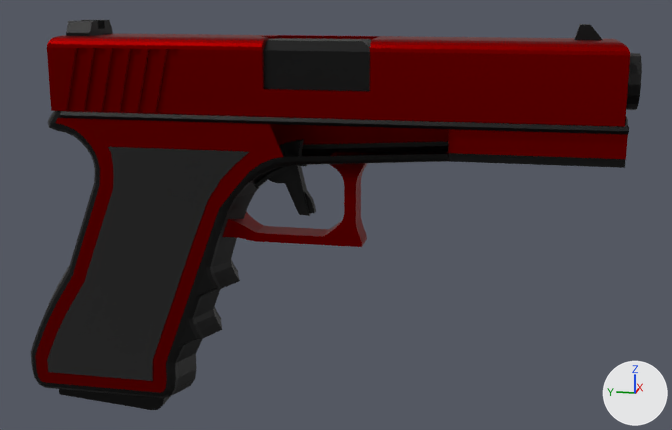
The FBX model Assets/Prefab/modelPrefab/gun.fbx as it was, and as the next commit left it.
The view is the same before and after, from a camera (50 mm lens) standing at (-12.19, -2.64, 2.59) and looking at (0.12, -0.17, -0.49). Every picture has the same lights, and +X, +Y and +Z are marked at lower right. The first picture is the older version. Where no turn or scale is listed for an object, it has been applied to the vertices. Vertices at exactly the same position are counted once.

Names of what the first picture shows: 'fixedUnitMesh', 'slideUnitMesh', 'triggerMesh'.
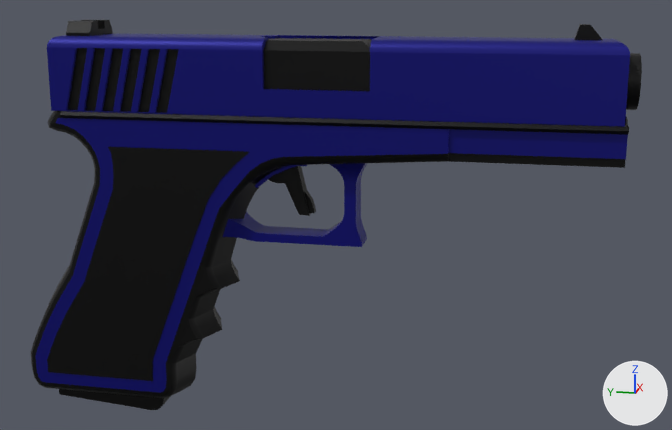
Pixel boxes [x1, y1, x2, y2] of what changed, in the pictures (672 x 430 px; the box of a moved part takes in the faces that stretch with it):
part 1 of me_立方体_014, moved or reshaped: before [60, 111, 269, 121]; after [60, 111, 449, 161]
part 2 of me_立方体_014, recoloured: [32, 38, 633, 396] in both
part 3 of me_立方体_014, recoloured: [35, 113, 628, 393] in both
part 4 of me_立方体_014, recoloured: [47, 147, 249, 381] in both
part 5 of me_立方体_007, moved or reshaped: [63, 20, 279, 89] in both
part 6 of me_立方体_007, recoloured (dark red to blue): [47, 35, 630, 127] in both

Diff of the bpy script that builds the scene:
```diff
--- a/Assets/Prefab/modelPrefab/gun.fbx.py
+++ b/Assets/Prefab/modelPrefab/gun.fbx.py
@@ img_blueguncolorpalette_png @@
+img_blueguncolorpalette_png = load_image('BlueGunColorPalette.png', '../../Image/texture/gun/BlueGunColorPalette.png', 512, 512, 'sRGB')
@@ mat_playergun @@
+mat_playergun = principled_material('PlayerGun')
+mat_playergun.texture = img_blueguncolorpalette_png
+mat_playergun.metallic = 0.5
@@ me_立方体_013 @@
 me_立方体_013.from_pydata(...)  # 56 vertices, 40 faces; spans x -0.1..0.1, y -0.595..0.353, z -0.876..0.147
-me_立方体_013.materials.append(mat_metalickblack)  # black #000000
+me_立方体_013.materials.append(mat_playergun)  # picture img_blueguncolorpalette_png
@@ me_立方体_007 @@
 # used by ob_slideunitmesh; location = (0.0, 0.0, 0.0)
-me_立方体_007.from_pydata(...)  # 346 vertices, 258 faces; spans x -0.5..0.5, y -3.86..3.66, z 0.54..2.14
-me_立方体_007.materials.append(mat_metalickblack)  # black #000000
+me_立方体_007.from_pydata(...)  # 348 vertices, 253 faces; spans x -0.5..0.5, y -3.86..3.66, z 0.54..2.14
+# me_立方体_007 part 5
+# 1 vertex is removed from x 0.3, y -0.73, z 1.79
+# 22 faces are deleted
+# 1 vertex moves from x -0.3, y -0.73, z 1.79 to x -0.35, y -0.73, z 1.79
+# 3 vertices are added at (0.33, -0.73, 1.79), (0.17, 0.67, 1.88), (-0.19, 0.67, 1.3)
+# 17 new faces join them
+# me_立方体_007 part 6: 215 faces spanning x -0.5..0.5, y -3.86..3.66, z 0.94..1.94 switch from mat_metalickmaincolor (dark red #7c0000) to mat_playergun (picture img_blueguncolorpalette_png)
@@ me_立方体_014 @@
 me_立方体_014.from_pydata(...)  # 977 vertices, 803 faces; spans x -0.54..0.54, y -4.03..4.47, z -3.47..1.91
 # used by ob_fixedunitmesh; location = (0.0, 0.0, 0.0)
 # verts and faces of me_立方体_014; kept vertices keep their numbers, new ones are numbered from 977
 # before: 67 (-0.5, 0.59, 0.85) at pixel (269, 124), 69 (-0.5, -1.74, 0.85) at pixel (448, 129), 71 (-0.5, -1.74, 0.53) at pixel (448, 153), 75 (-0.45, -1.74, 0.53) at pixel (448, 153), 76 (-0.4, -1.74, 0.53) at pixel (448, 152)
 # before: 79 (-0.4, -1.74, 0.42) at pixel (448, 161), 80 (0.5, 2.42, 0.94), 81 (0.5, 0.59, 0.94), 82 (-0.5, 2.42, 0.94) at pixel (136, 113), 83 (-0.5, 0.59, 0.94) at pixel (269, 117)
 # before: 100 (0.54, 3.52, 0.89), 102 (-0.54, 0.59, 0.89) at pixel (268, 121), 103 (-0.54, 3.52, 0.89) at pixel (59, 115), 104 (0.54, 0.59, 0.89), 316 (-0.49, -1.74, 0.48) at pixel (448, 158)
 # before: 317 (-0.45, -1.74, 0.43) at pixel (448, 160), 344 (-0.5, 0.41, 0.42) at pixel (283, 156), 446 (-0.5, 3.52, 0.94) at pixel (61, 111), 447 (0.5, 3.52, 0.94)
+# me_立方体_014 part 1
+delete_faces([(82, 103, 102, 83), (82, 446, 103), (80, 100, 447), (80, 81, 104, 100)])
+faces += [(71, 316, 317, 79, 76, 75), (67, 344, 71, 69), (82, 446, 103, 102, 83), (80, 81, 104, 100, 447)]
+# me_立方体_014 part 2: 652 faces spanning x -0.54..0.54, y -4.03..4.47, z -3.47..1.91 switch from mat_metalickblack (black #000000) to mat_playergun (picture img_blueguncolorpalette_png)
+# me_立方体_014 part 3: 145 faces spanning x -0.5..0.5, y -3.91..4.2, z -3.08..0.85 switch from mat_metalickmaincolor (dark red #7c0000) to mat_playergun (picture img_blueguncolorpalette_png)
+# me_立方体_014 part 4: 2 faces spanning x -0.51..0.51, y 0.86..4.01, z -2.91..0.48 switch from mat_stippingblack (dark grey #4b4b4b) to mat_playergun (picture img_blueguncolorpalette_png)
```
